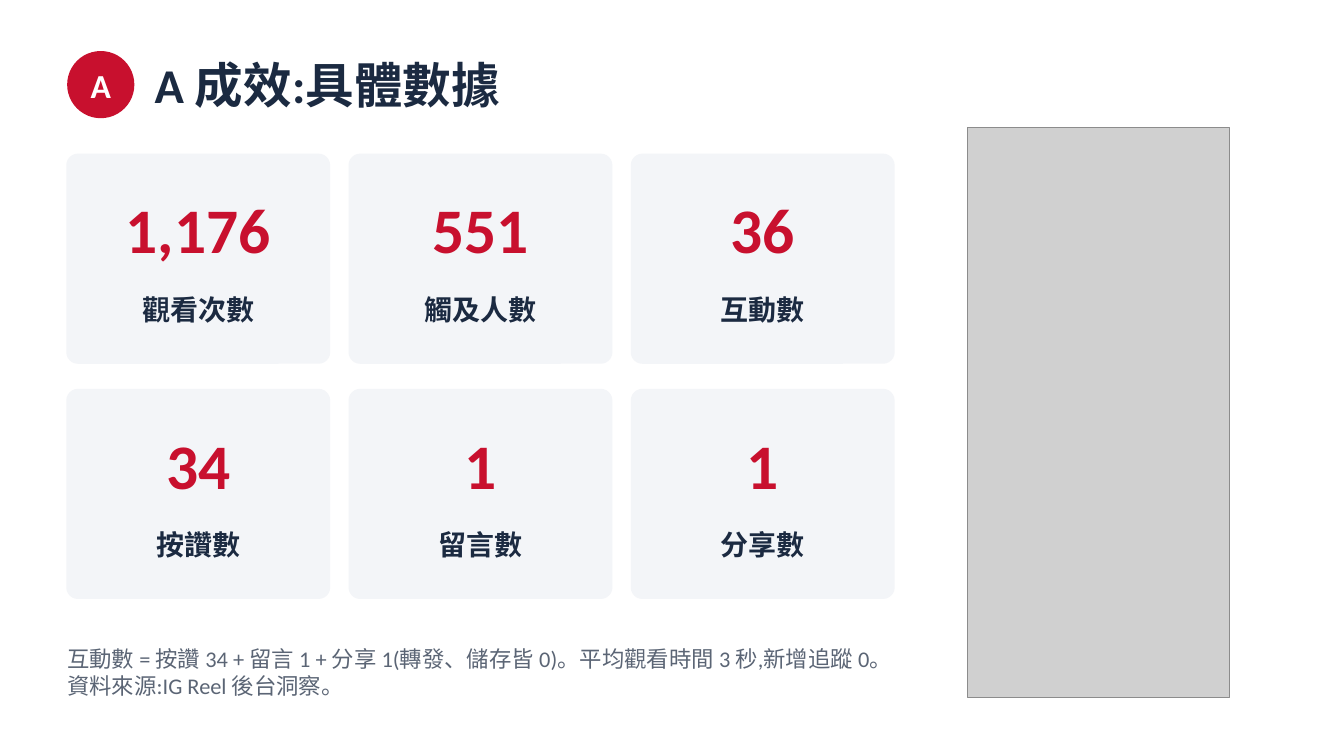
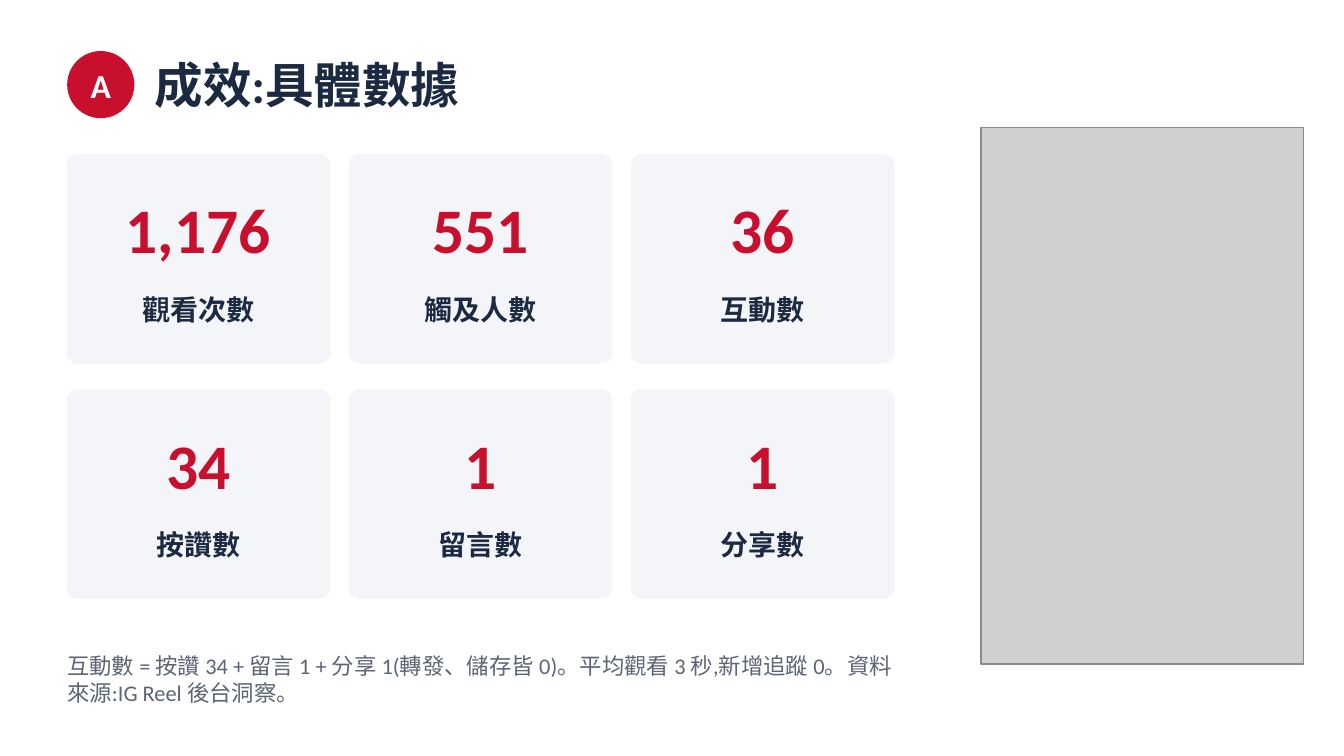
Before and after one commit to tobychien/project-hub, a slide deck: slide 5 of deliverables/CMC_10月_AB任務簡報.pptx. Drawn at 1344x756 pixels with LibreOffice and Linux fonts; fonts in the diff are those of the drawing; grey boxes stand for pictures. Boxes give left, top, right and bottom in pixels: in the first picture for what was removed or moved away, otherwise in the second. Text is boxed around its words. In the diff, an @@ line names an element or a change of style, - is before the commit and + after.

```diff
--- a/deliverables/CMC_10月_AB任務簡報.pptx
+++ b/deliverables/CMC_10月_AB任務簡報.pptx
@@ text at (155,61,460,108): text changed @@
-A 成效:具體數據
+成效:具體數據
@@ picture: place and size @@
-picture at (968,128,1230,698)
+picture at (981,128,1304,664)
@@ text at (67,655,891,703): text changed @@
-互動數 = 按讚 34 + 留言 1 + 分享 1(轉發、儲存皆 0)。平均觀看時間 3 秒,新增追蹤 0。資料來源:IG Reel 後台洞察。
+互動數 = 按讚 34 + 留言 1 + 分享 1(轉發、儲存皆 0)。平均觀看 3 秒,新增追蹤 0。資料來源:IG Reel 後台洞察。
```
Also in this commit, not shown: 9 other slides changed, 1 slide added.
